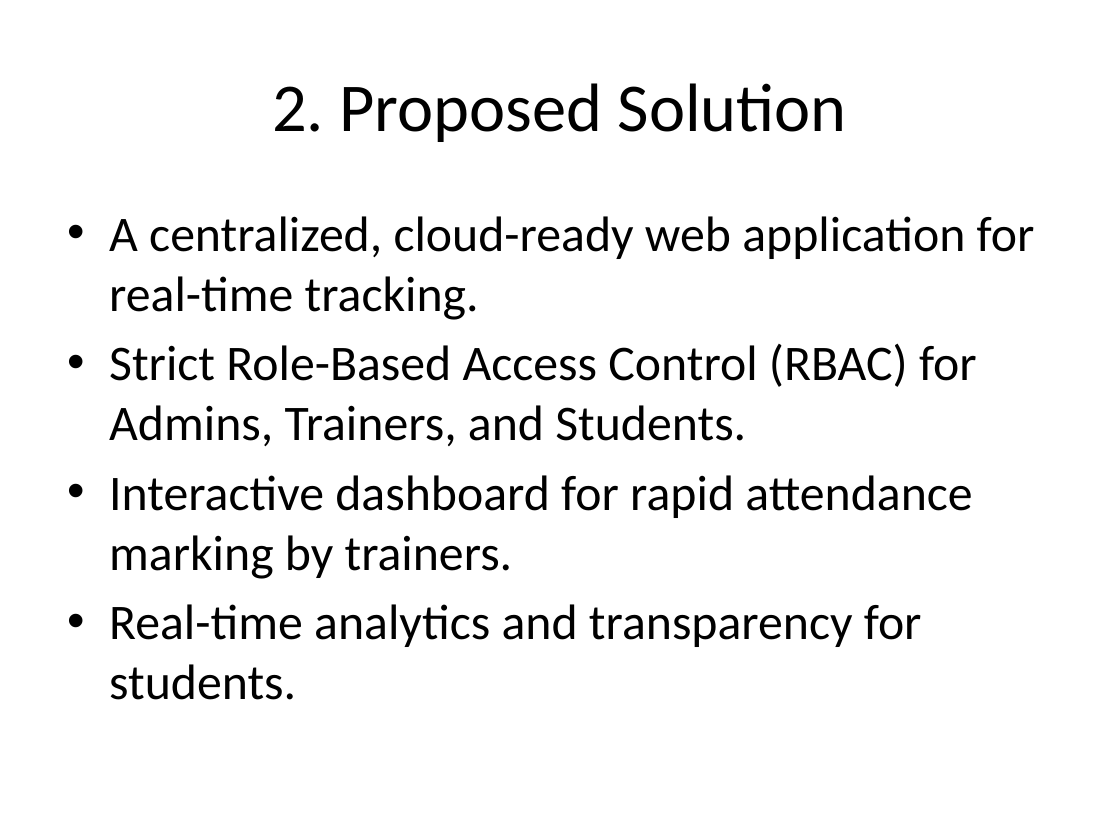
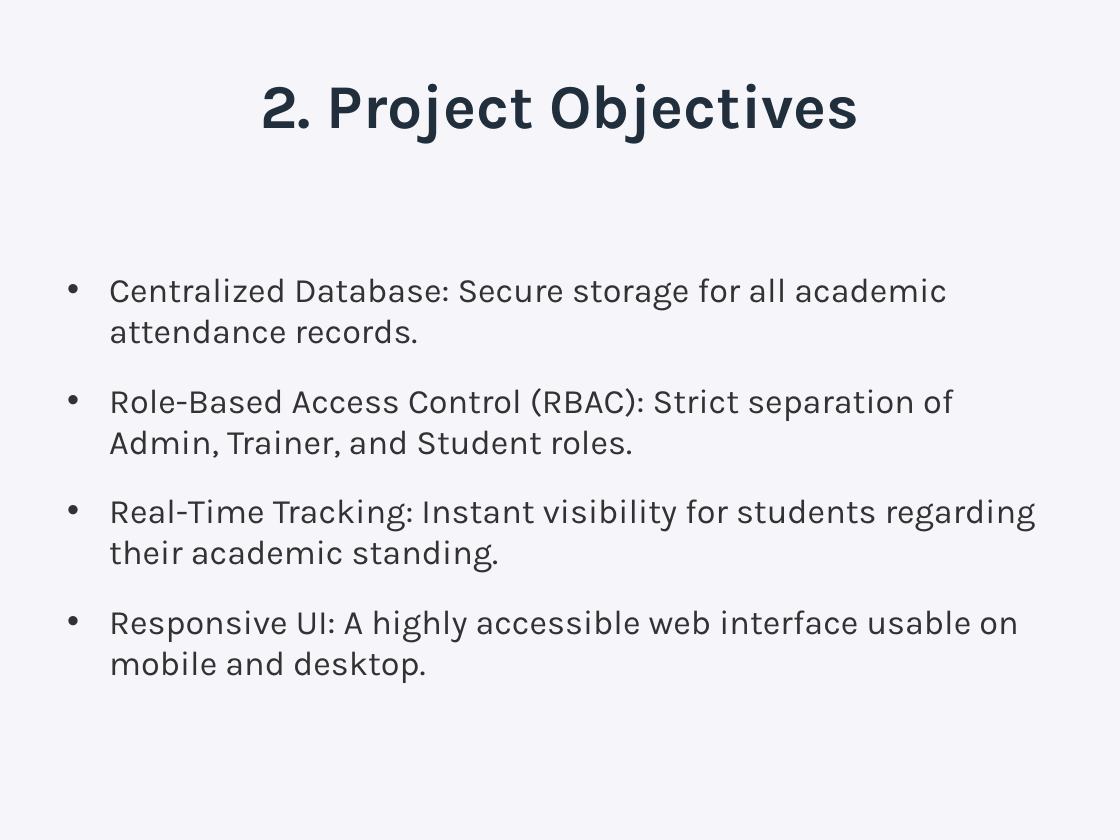
Before and after one commit to Ma-nas/Attandance-Managment-system, a slide deck: slide 3 of Attendance_Management_System_Presentation.pptx. Drawn at 1120x840 pixels with LibreOffice and Linux fonts; fonts in the diff are those of the drawing. Boxes give left, top, right and bottom in pixels: in the first picture for what was removed or moved away, otherwise in the second. Text is boxed around its words. In the diff, an @@ line names an element or a change of style, - is before the commit and + after.

Commit message:
docs(presentation): update Attendance Management System slide presentation and report assets

```diff
--- a/Attendance_Management_System_Presentation.pptx
+++ b/Attendance_Management_System_Presentation.pptx
@@ background #FFFFFF to #F5F5FA @@
@@ title at (260, 83, 859, 143): text changed; size 44 to 40 pt; font Calibri to Karla; text colour #000000 to #212F3D; bold on @@
-2. Proposed Solution
+2. Project Objectives
@@ text at (109, 278, 1036, 683): text changed; size 32 to 22 pt; font Calibri to Karla; text colour #000000 to #323232 @@
-• A centralized, cloud-ready web application for real-time tracking.
-• Strict Role-Based Access Control (RBAC) for Admins, Trainers, and Students.
-• Interactive dashboard for rapid attendance marking by trainers.
-• Real-time analytics and transparency for students.
+• Centralized Database: Secure storage for all academic attendance records.
+• Role-Based Access Control (RBAC): Strict separation of Admin, Trainer, and Student roles.
+• Real-Time Tracking: Instant visibility for students regarding their academic standing.
+• Responsive UI: A highly accessible web interface usable on mobile and desktop.
```
Also in this commit, not shown: 6 other slides changed, 3 slides added, 2 slides removed, 2 other files.
